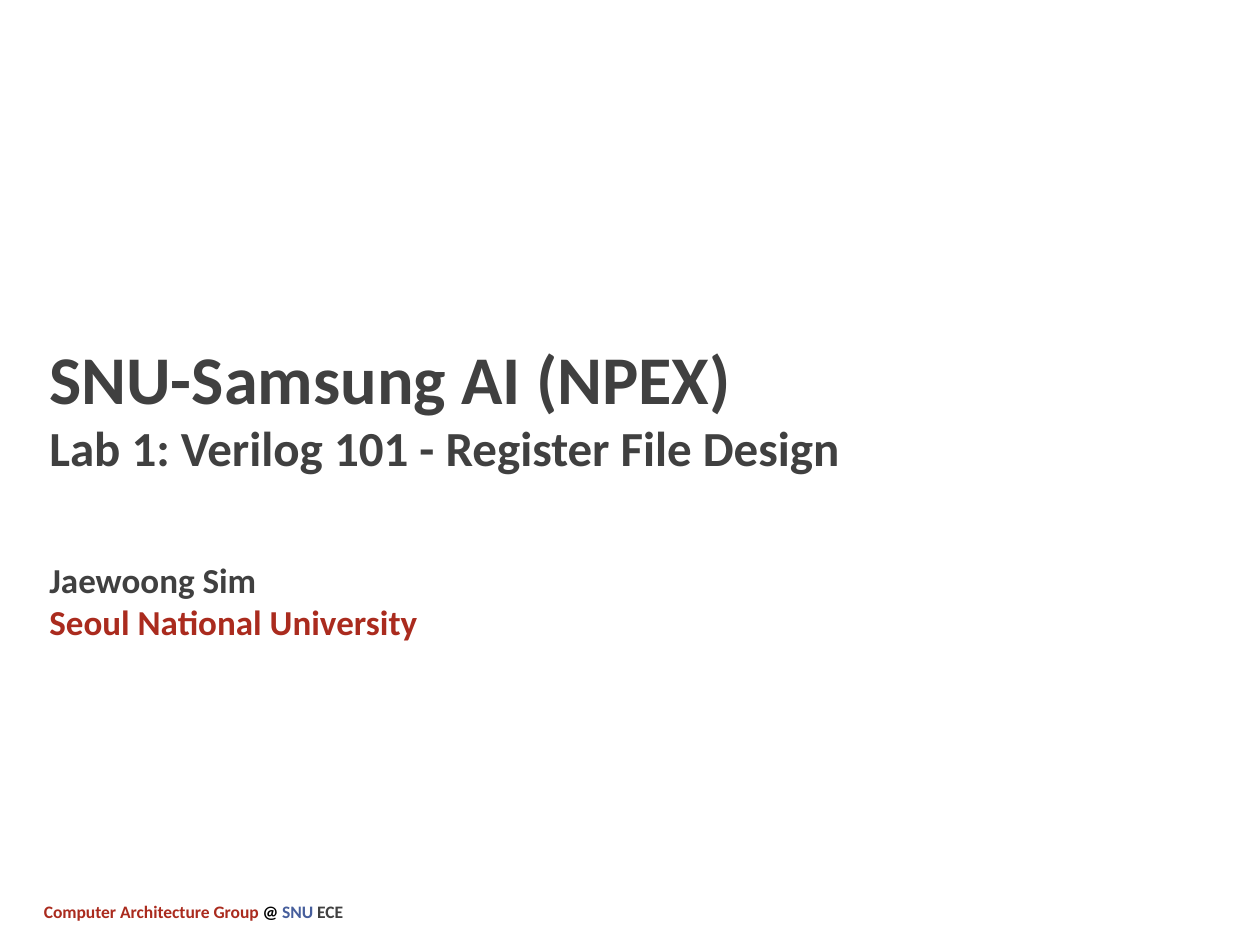
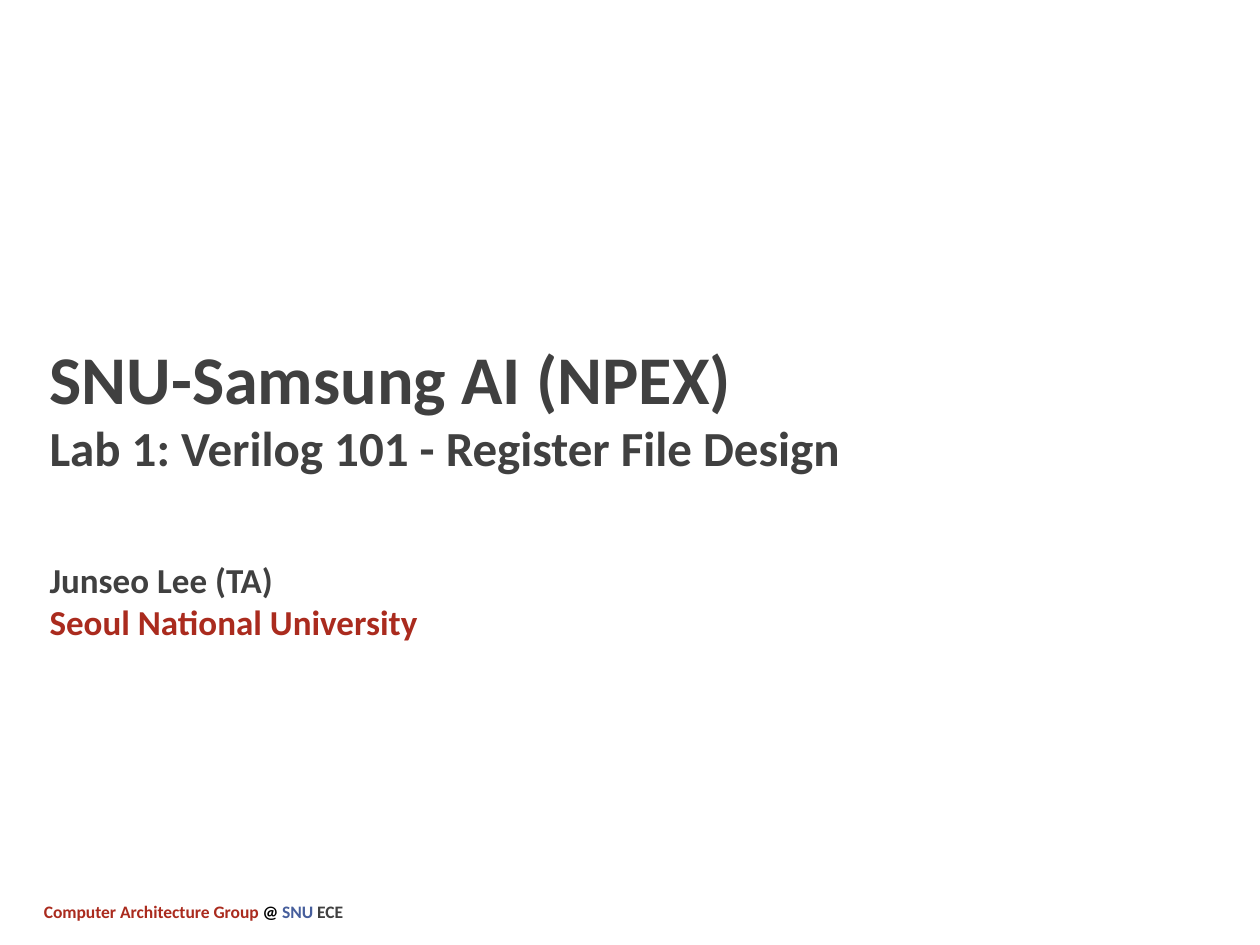
Before and after one commit to jsl013/Samsung-NPEX-2021, a slide deck: slide 1 of docs/NPEX-2021-Jaewoong-Sim-Lab1.pptx. Drawn at 1260x945 pixels with LibreOffice and Linux fonts; fonts in the diff are those of the drawing. Boxes give left, top, right and bottom in pixels: in the first picture for what was removed or moved away, otherwise in the second. Text is boxed around its words. In the diff, an @@ line names an element or a change of style, - is before the commit and + after.

```diff
--- a/docs/NPEX-2021-Jaewoong-Sim-Lab1.pptx
+++ b/docs/NPEX-2021-Jaewoong-Sim-Lab1.pptx
@@ title at bbox=[50, 353, 839, 641]: text changed; size 28 to 20 pt @@
-SNU-Samsung AI (NPEX)
-Lab 1: Verilog 101 - Register File Design
-Jaewoong Sim
-Seoul National University
+SNU-Samsung AI (NPEX)
+Lab 1: Verilog 101 - Register File Design
+Junseo Lee (TA)
+Seoul National University
```
Also in this commit, not shown: 4 other slides changed.
